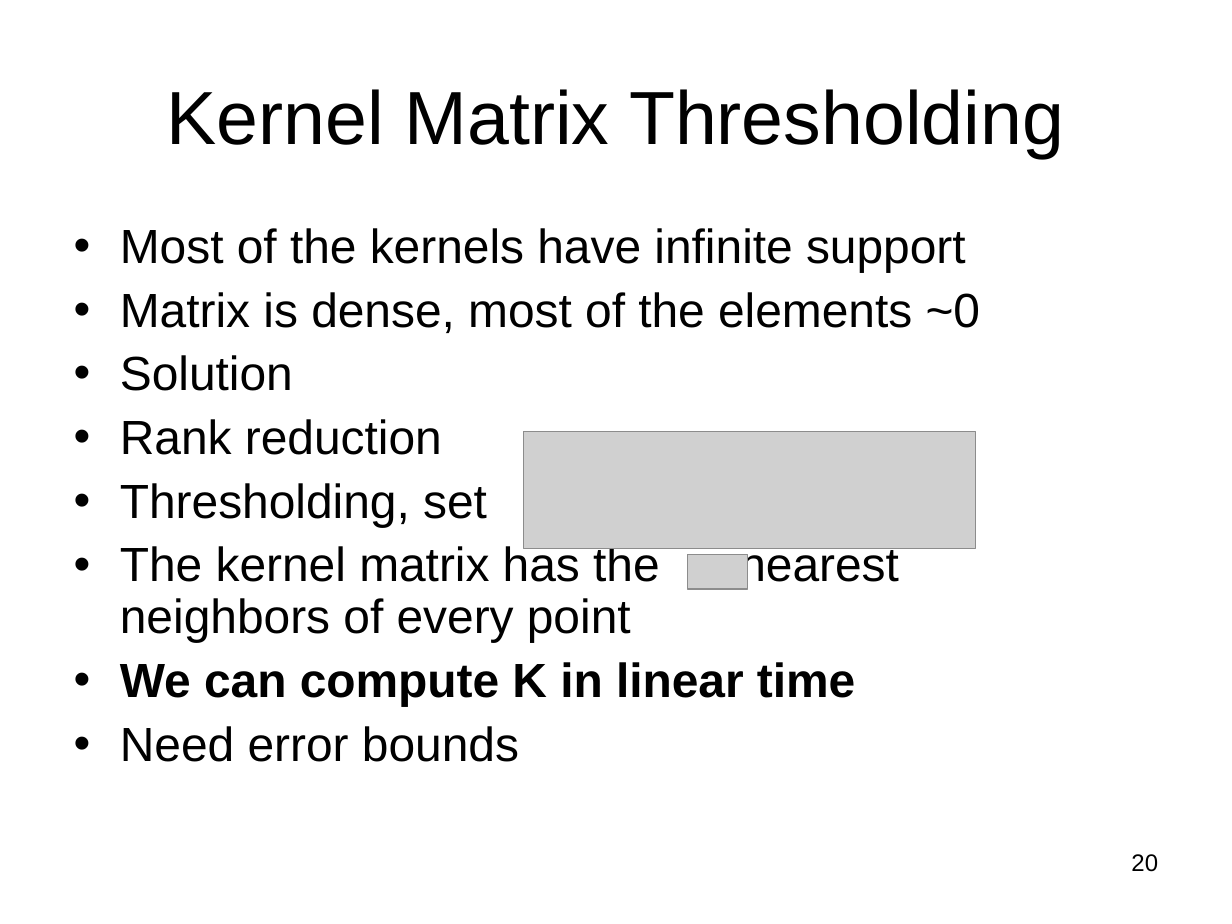
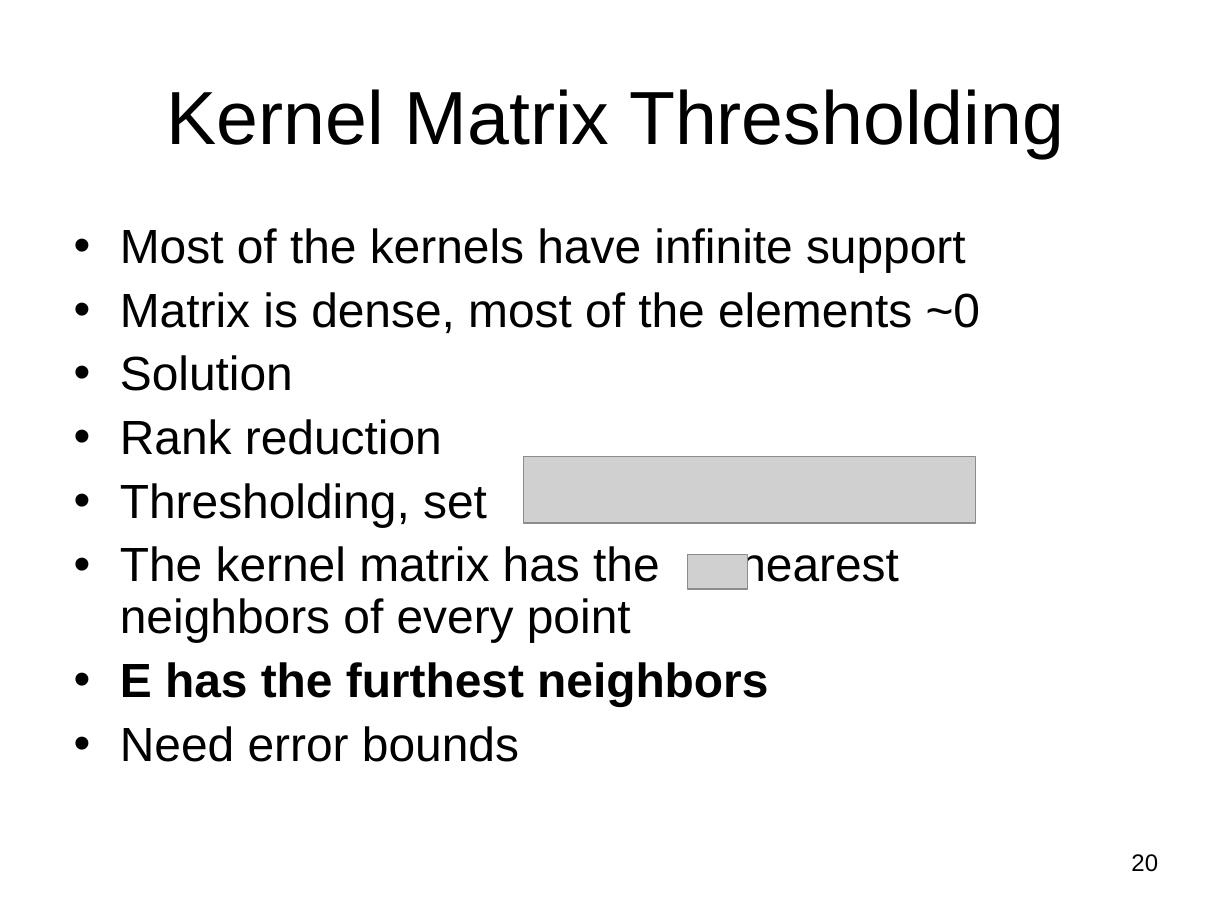
Before and after one commit to subailong/mlpack, a slide deck: slide 20 of fastlib/u/nvasil/docs/proposal/proposal.ppt. Drawn at 1232x924 pixels with LibreOffice and Linux fonts; fonts in the diff are those of the drawing; grey boxes stand for pictures. Boxes give left, top, right and bottom in pixels: in the first picture for what was removed or moved away, otherwise in the second. Text is boxed around its words. In the diff, an @@ line names an element or a change of style, - is before the commit and + after.

```diff
--- a/fastlib/u/nvasil/docs/proposal/proposal.ppt
+++ b/fastlib/u/nvasil/docs/proposal/proposal.ppt
@@ picture: place and size @@
-picture at [524,431,976,548]
+picture at [524,457,976,524]
@@ text at [120,662,768,706]: text changed @@
-• We can compute K in linear time
+• E has the furthest neighbors
```
Also in this commit, not shown: 4 other slides changed.
